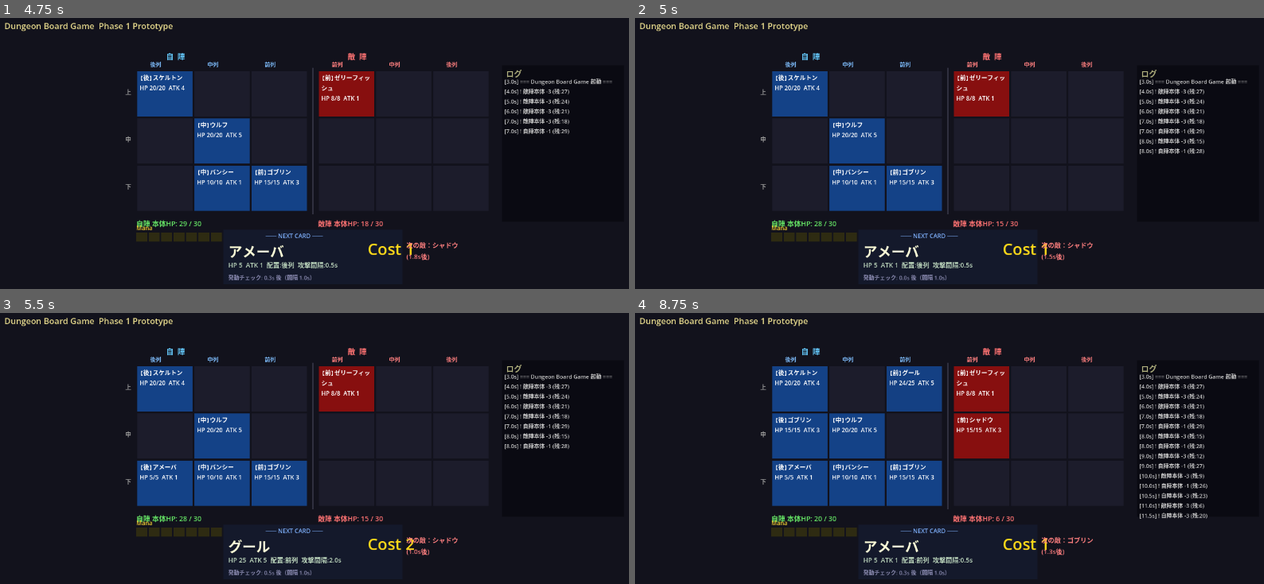
Above: before the commit, frames 1-4 (two rows, left to right).
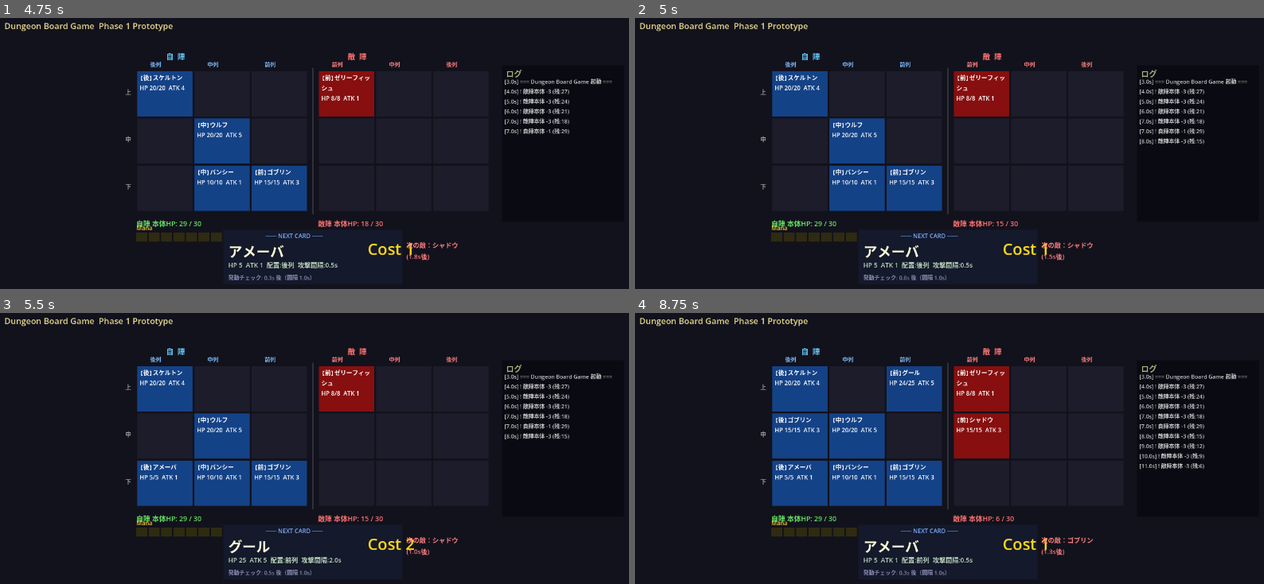
Above: after the commit, the same moments.

Repository: kazumak334-create/dungeon-board-game
Game: Godot game, scene res://scenes/Main.tscn
Two runs of this game, one before a commit and one after it. Both use one fixed random seed, a clock stepped at 60 frames per second and the inputs below.
Inputs:
- Up to frame 1 (4.75 s): tap Enter at 0.5, 3.5 s; tap Space at 2.75 s
- Up to frame 2 (5 s): no input
- Up to frame 3 (5.5 s): no input
- Up to frame 4 (8.75 s): tap Space at 5.75, 8 s; tap Enter at 6.5 s

Frame 1 is identical in both runs. In frame 2, 0.1% of the frame differs, in the area x 29-91%, y 48-77%; in frame 3, 0.1%; in frame 4, 0.9%, in the area x 29-92%, y 48-77%.

Commit message:
fix: 本体ダメージ判定修正・中列繰り上がりロジック追加
- _do_attack: 前列が空でも同行全列チェックし1体でもいれば本体ダメージなし
- _try_promote: 前列除去後に中列→前列の自動繰り上がりを実装

Co-Authored-By: Claude Sonnet 4.6 <noreply@anthropic.com>

Diff:
--- a/scripts/BoardManager.gd
+++ b/scripts/BoardManager.gd
@@ -45,6 +45,7 @@
 	board[side][row][col] = null
 	attack_timers[side][row][col] = 0.0
 	emit_signal("unit_died", side, row, col)
+	_try_promote(side, row, col)
 
 func process_combat(delta: float, base_hp: Array) -> void:
 	for side in range(2):
@@ -71,9 +72,29 @@
 			target.take_damage(attacker.attack)
 			if not target.is_alive():
 				remove_unit(enemy_side, target_row, enemy_front_col)
+		else:
+			# 前列が空でも同行に1体でもユニットがいれば本体ダメージなし
+			for c in range(3):
+				if board[enemy_side][target_row][c] != null:
+					hit_any = true
+					break
 	if not hit_any:
 		base_hp[enemy_side] = max(0, base_hp[enemy_side] - attacker.attack)
 		emit_signal("base_damaged", enemy_side, attacker.attack)
+
+func _try_promote(side: int, row: int, col: int) -> void:
+	var front_col: int = 2 if side == 0 else 0
+	# 前列が空になった場合のみ中列（col=1）を繰り上げ
+	if col != front_col:
+		return
+	var mid_unit = board[side][row][1]
+	if mid_unit == null:
+		return
+	# 中列ユニットを前列に移動（HPそのまま・タイマーは新規設定）
+	board[side][row][front_col] = mid_unit
+	attack_timers[side][row][front_col] = mid_unit.attack_interval
+	board[side][row][1] = null
+	attack_timers[side][row][1] = 0.0
 
 func _get_target_rows(attacker_row: int, attack_range: String) -> Array:
 	match attack_range:
Not shown, changed: CHANGELOG.md
